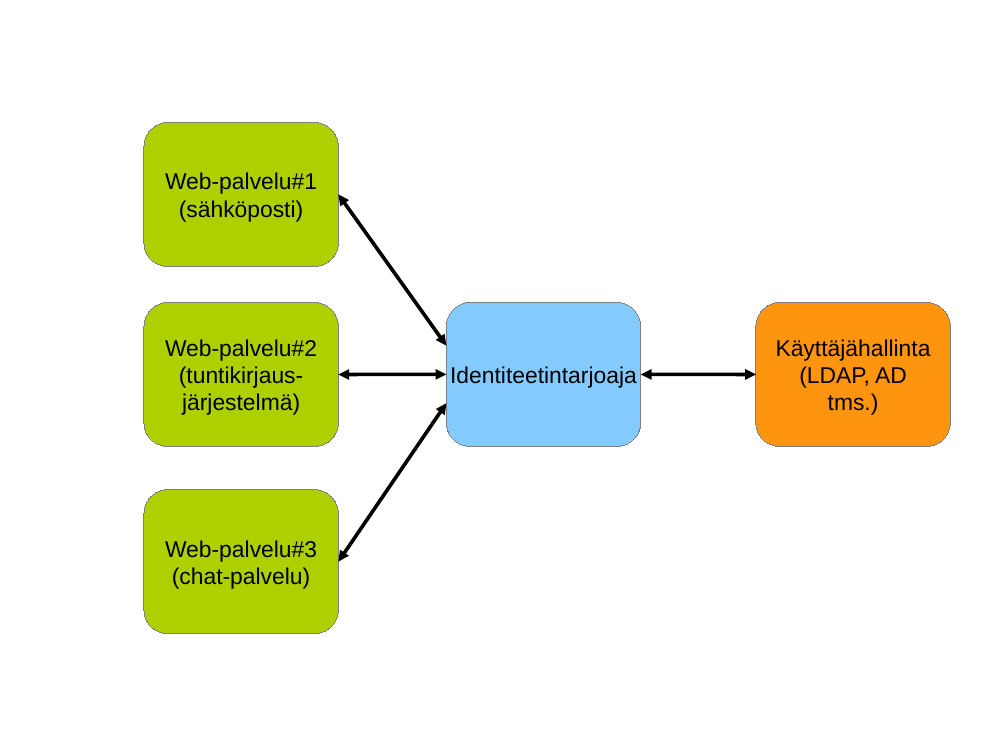
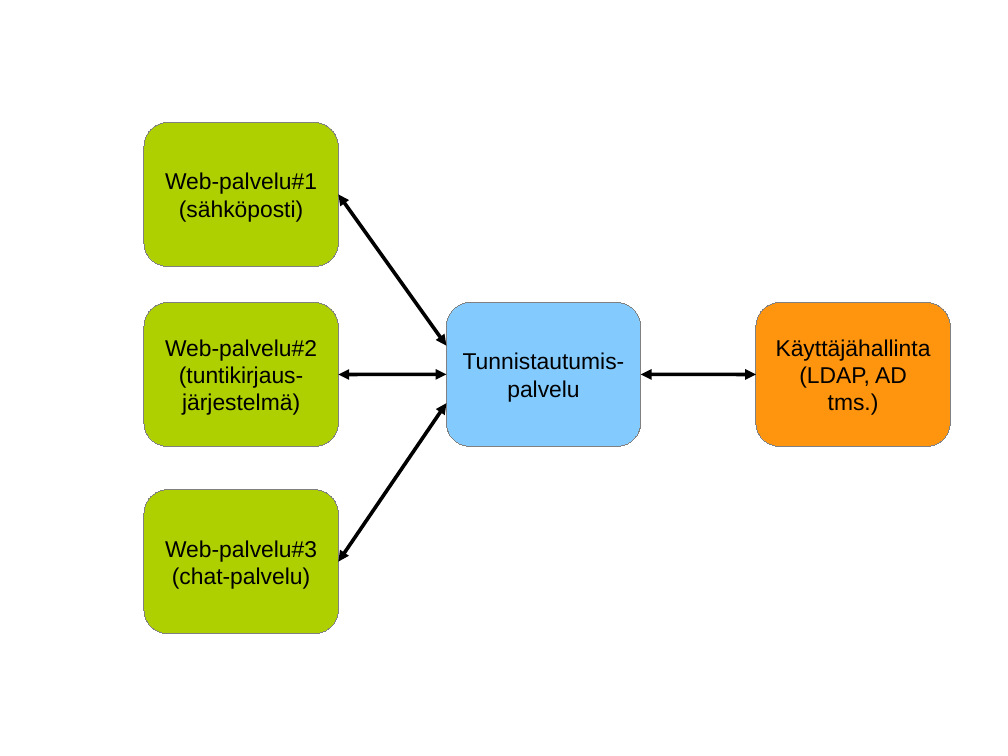
Before and after one commit to omjokine/gradu, a slide deck: slide 6 of kuvat/web_kuvat.odp. Drawn at 1008x756 pixels with LibreOffice and Linux fonts; fonts in the diff are those of the drawing. Boxes give left, top, right and bottom in pixels: in the first picture for what was removed or moved away, otherwise in the second. Text is boxed around its words. In the diff, an @@ line names an element or a change of style, - is before the commit and + after.

```diff
--- a/kuvat/web_kuvat.odp
+++ b/kuvat/web_kuvat.odp
@@ text in rounded rectangle at box(463, 352, 625, 402): text changed @@
-Identiteetintarjoaja
+Tunnistautumis-
+palvelu
```
Also in this commit, not shown: 9 other files.
